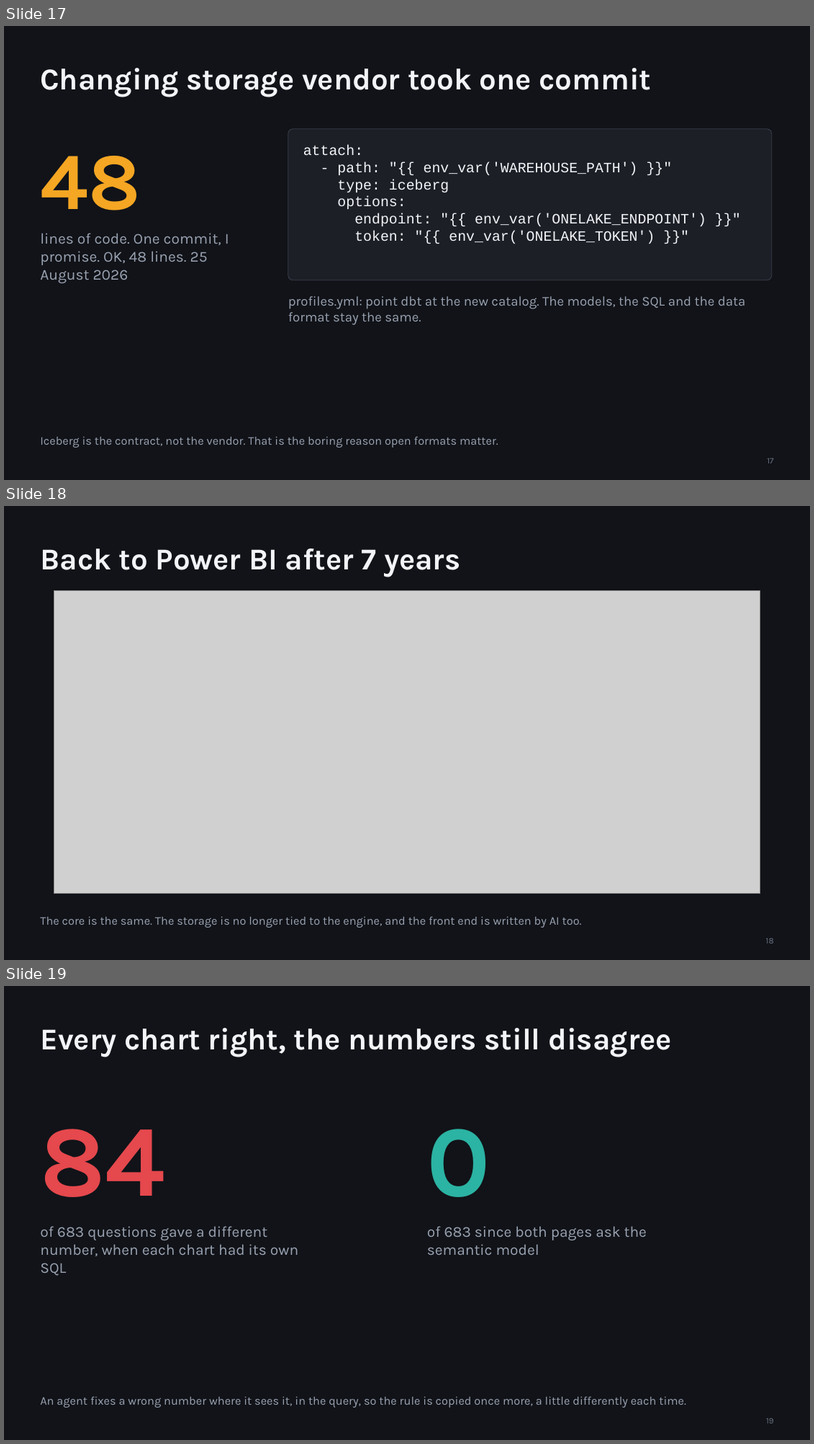
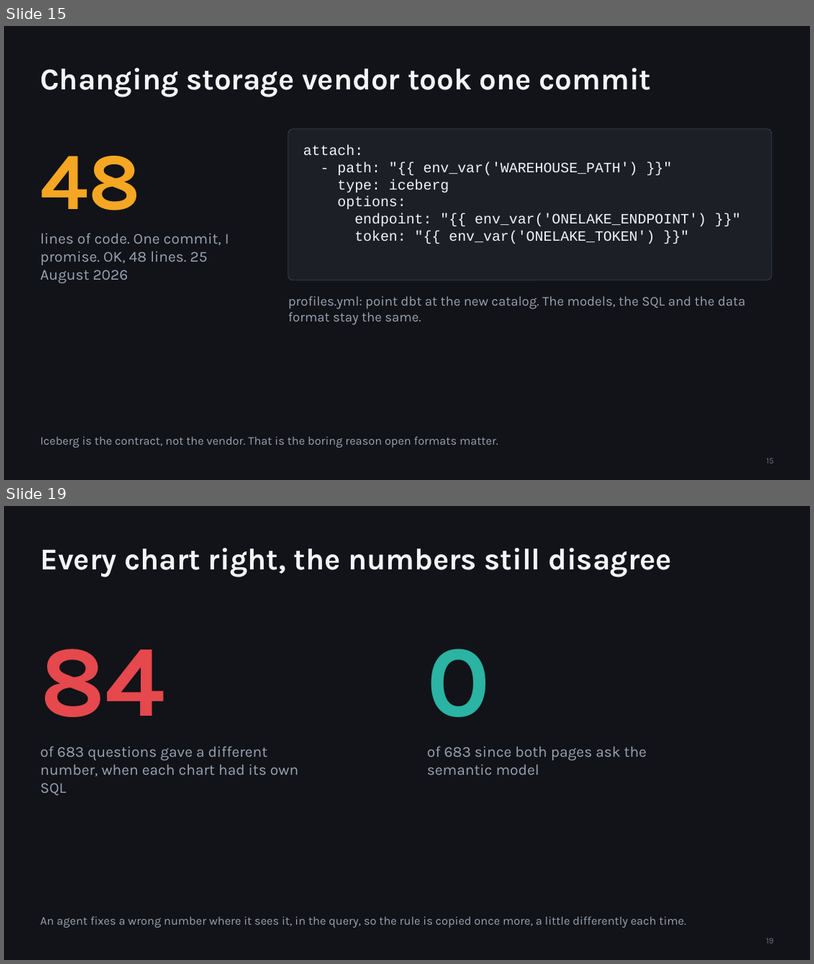
Before and after one commit to djouallah/presentations, a slide deck: analytics-as-code/analytics-as-code.pptx. Shown one above the other, each under a label of ours: slides 17, 18 and 19 before the commit, slides 15 and 19 after it; the slides between them are not shown. The pictures are 814x1444 and 814x964 pixels, drawn with LibreOffice and Linux fonts; fonts in the diff are those of the drawing; grey boxes stand for pictures. Boxes give left, top, right and bottom in pixels: in the first picture for what was removed or moved away, otherwise in the second. Text is boxed around its words. In the diff, an @@ line names an element or a change of style, - is before the commit and + after.

```diff
--- a/analytics-as-code/analytics-as-code.pptx
+++ b/analytics-as-code/analytics-as-code.pptx
@@ slide 18 removed at bbox=[4, 506, 810, 960], background #111318 @@
@@ title removed at bbox=[40, 548, 461, 577] @@
-Back to Power BI after 7 years
@@ picture removed at bbox=[54, 591, 761, 893] @@
@@ text removed at bbox=[40, 916, 582, 927] @@
-The core is the same. The storage is no longer tied to the engine, and the front end is written by AI too.
@@ page number removed at bbox=[766, 937, 774, 943] @@
-18
@@ what was slide 17 is now slide 15 @@
@@ page number at bbox=[766, 458, 774, 463]: text changed @@
-17
+15
```
Also in this commit, not shown: 1 slide changed, 2 slides added, 1 other slide removed, 2 other files.
